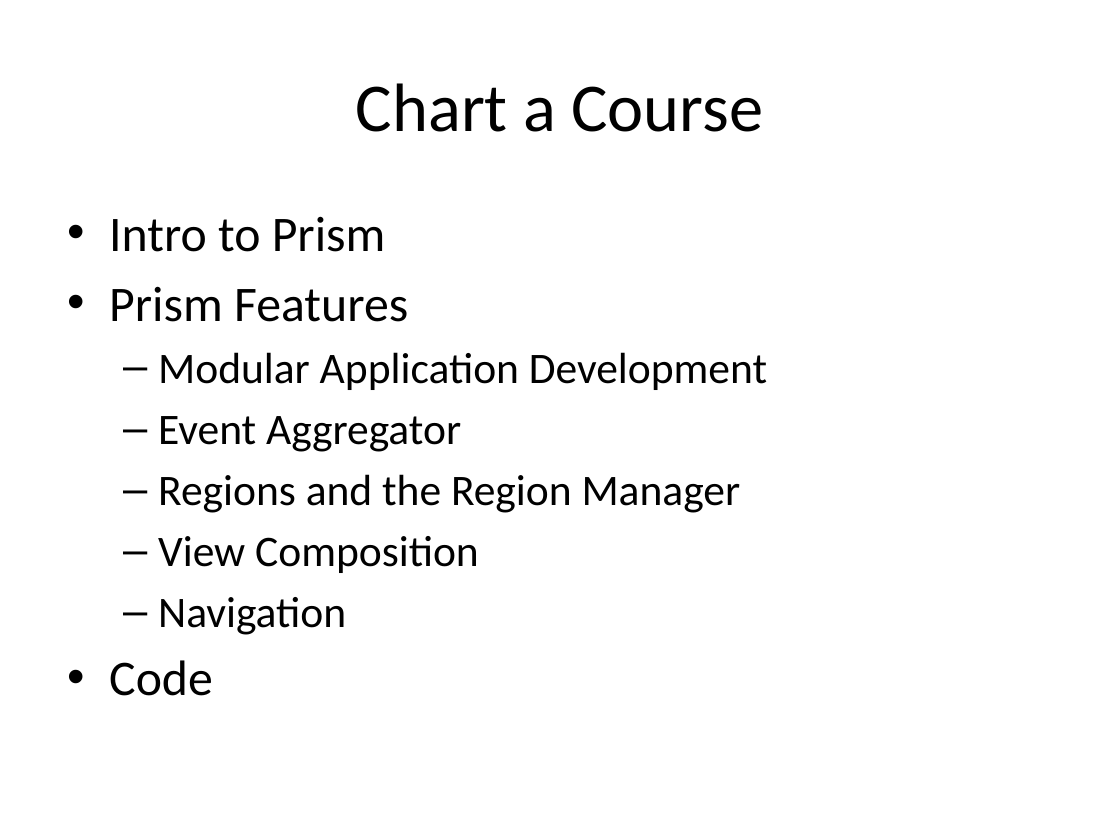
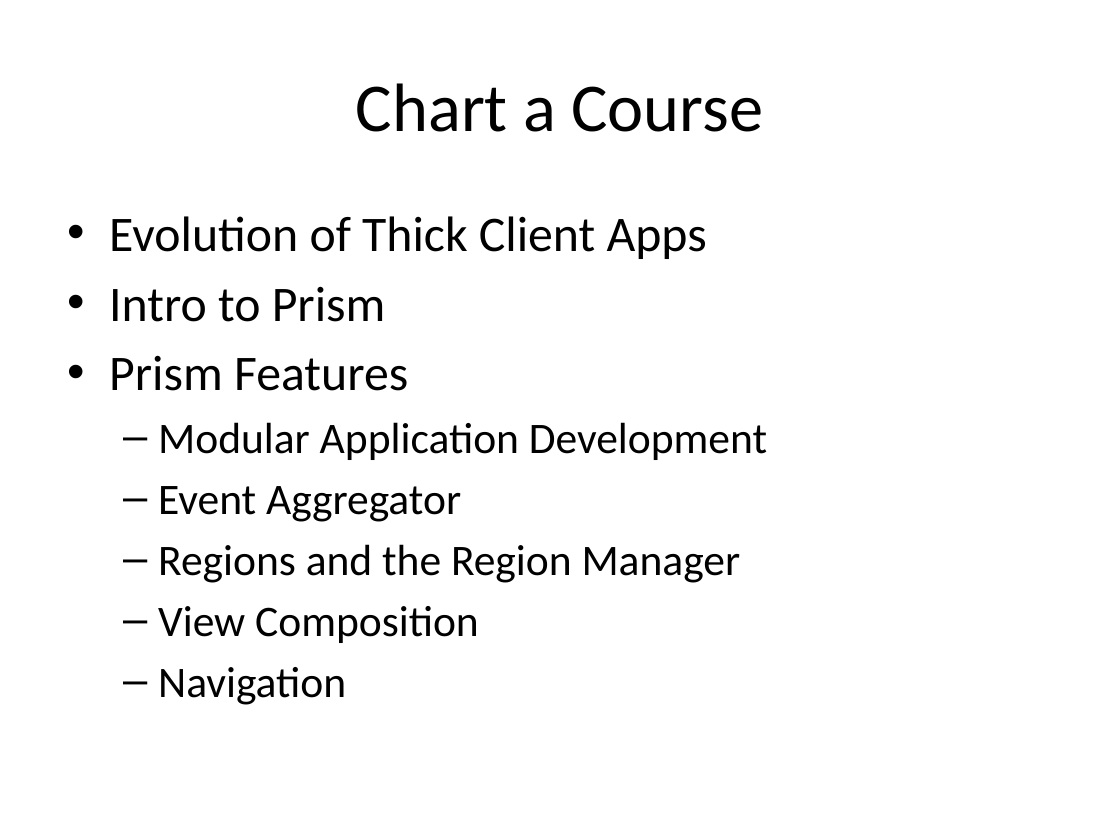
Before and after one commit to neraath/prism-talk, a slide deck: slide 4 of prism-talk.pptx. Drawn at 1120x840 pixels with LibreOffice and Linux fonts; fonts in the diff are those of the drawing. Boxes give left, top, right and bottom in pixels: in the first picture for what was removed or moved away, otherwise in the second. Text is boxed around its words. In the diff, an @@ line names an element or a change of style, - is before the commit and + after.

Commit message:
Adding more slides.

```diff
--- a/prism-talk.pptx
+++ b/prism-talk.pptx
@@ text at [109, 216, 707, 259]: paragraph added @@
+• Evolution of Thick Client Apps
@@ text at [109, 660, 213, 696]: paragraph removed @@
-• Code
```
Also in this commit, not shown: 42 slides added.
